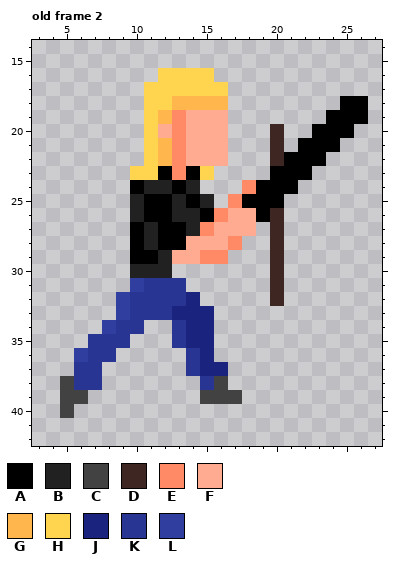
Pixel-art file, stored at assets/characters/averi.aseprite. The first picture shows the starting point.
32x32 pixels, 2 frames. Shown: old frame 2: x 3..27, y 14..42. The old version is drawn lined up with the new one, on the new canvas. The commit also changed other frames, which this record leaves out.
Palette (. is transparent): A #000000  B #212121  C #424242  D #3e2723  E #ff8a65  F #ffab91  G #ffb74d  H #ffd54f  J #1a237e  K #283593  L #303f9f
Pixels before, old frame 2, first column x 5:
16 .......HHHH...........
17 ......HHHHHH..........
18 ......HHGGGG........AA
19 ......HGEFFF.......AAA
20 ......HFEFFF...D..AAA.
21 ......HGEFFF...D.AAA..
22 ......HGEFFF...DAAA...
23 .....HHAEAH....AAA....
24 .....ABBAB...EAAA.....
25 .....BAABAB.EAAA......
26 .....BAABBAEFFAD......
27 .....ABAABEFFF.D......
28 .....ABAAFFFE..D......
29 .....AABFFEE...D......
30 .....BBB.......D......
31 .....LKKK......D......
32 ....LKKKKJ.....D......
33 ....LKKKJJJ...........
34 ...LKK..KJJ...........
35 ..KKK...KJJ...........
36 .LKK.....KJ...........
37 .KK......KJJ..........
38 CKK.......KC..........
39 CC........CCC.........
40 C.....................
The same view after the edit:
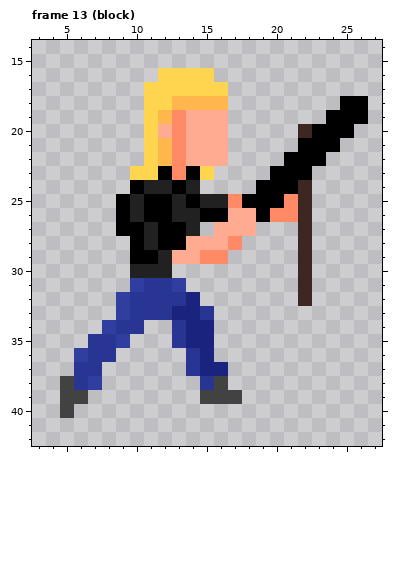
A new or re-ordered frame is compared with the old frame closest to it.
What changed:
{"change": "canvas 32x32 -> 44x44, the old top-left corner now at 0,12"}
{"change": "frames 2 -> 16"}
{"where": "frame 13 (block) is new; against old frame 2"}
{"frame":13,"y":20,"x":20,"old":"D","new":"."}
{"frame":13,"y":20,"x":22,"old":".","new":"D"}
{"frame":13,"y":21,"x":20,"old":"D","new":"."}
{"frame":13,"y":22,"x":20,"old":"D","new":"."}
{"frame":13,"y":24,"x":18,"old":"E","new":"."}
{"frame":13,"y":24,"x":22,"old":".","new":"D"}
{"frame":13,"y":25,"x":9,"old":".","new":"A"}
{"frame":13,"y":25,"x":16,"old":".","new":"B"}
{"frame":13,"y":25,"x":21,"old":"..","new":"ED"}
{"frame":13,"y":26,"x":9,"old":".","new":"A"}
{"frame":13,"y":26,"x":16,"old":"E","new":"A"}
{"frame":13,"y":26,"x":20,"old":"D..","new":"EED"}
{"frame":13,"y":27,"x":9,"old":".","new":"A"}
{"frame":13,"y":27,"x":15,"old":"E","new":"."}
{"frame":13,"y":27,"x":20,"old":"D","new":"."}
{"frame":13,"y":27,"x":22,"old":".","new":"D"}
{"frame":13,"y":28,"x":20,"old":"D","new":"."}
{"frame":13,"y":28,"x":22,"old":".","new":"D"}
{"frame":13,"y":29,"x":20,"old":"D","new":"."}
{"frame":13,"y":29,"x":22,"old":".","new":"D"}
{"frame":13,"y":30,"x":20,"old":"D","new":"."}
{"frame":13,"y":30,"x":22,"old":".","new":"D"}
{"frame":13,"y":31,"x":13,"old":"K","new":"L"}
{"frame":13,"y":31,"x":20,"old":"D","new":"."}
{"frame":13,"y":31,"x":22,"old":".","new":"D"}
{"frame":13,"y":32,"x":20,"old":"D","new":"."}
{"frame":13,"y":32,"x":22,"old":".","new":"D"}
{"frame":13,"y":33,"x":15,"old":"J","new":"K"}
{"frame":13,"y":35,"x":9,"old":"K","new":"L"}
{"frame":13,"y":38,"x":7,"old":"K","new":"L"}
{"label":"changed","picture_box":[116,124,312,320]}
{"label":"changed","picture_box":[88,334,130,390]}
